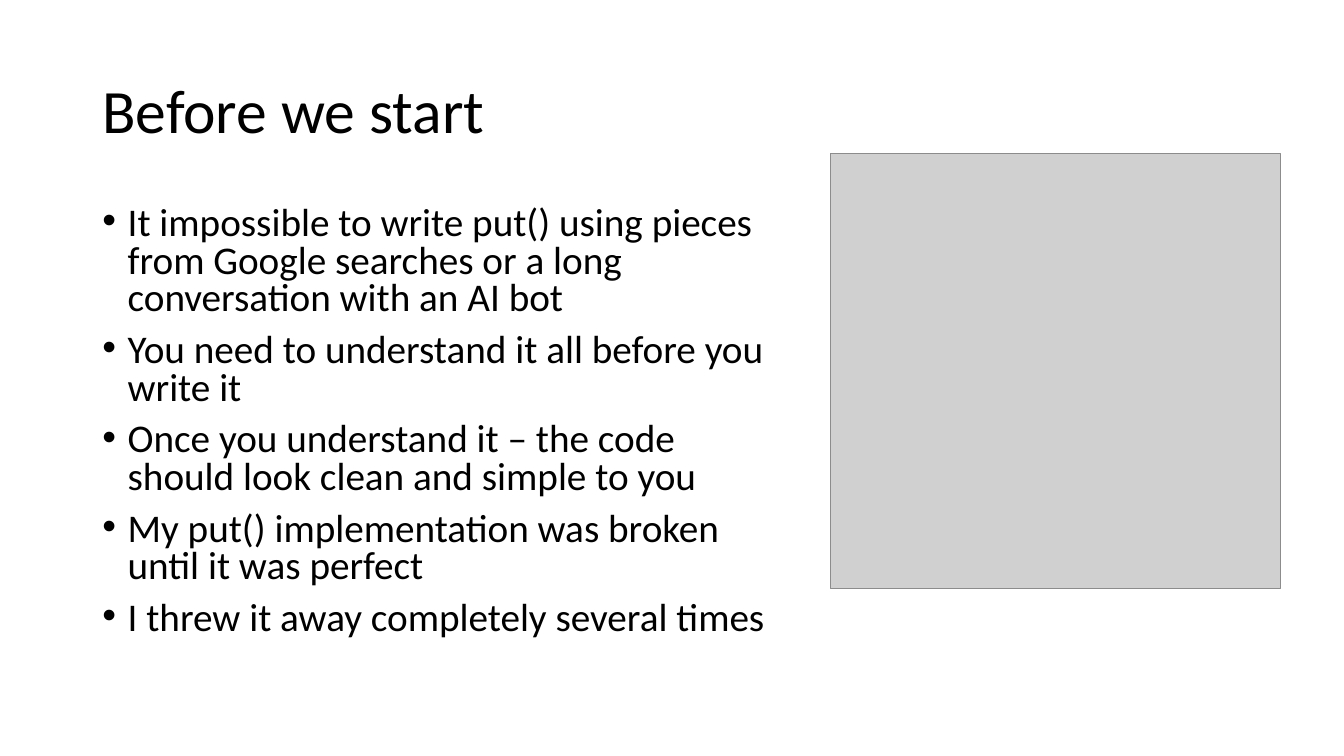
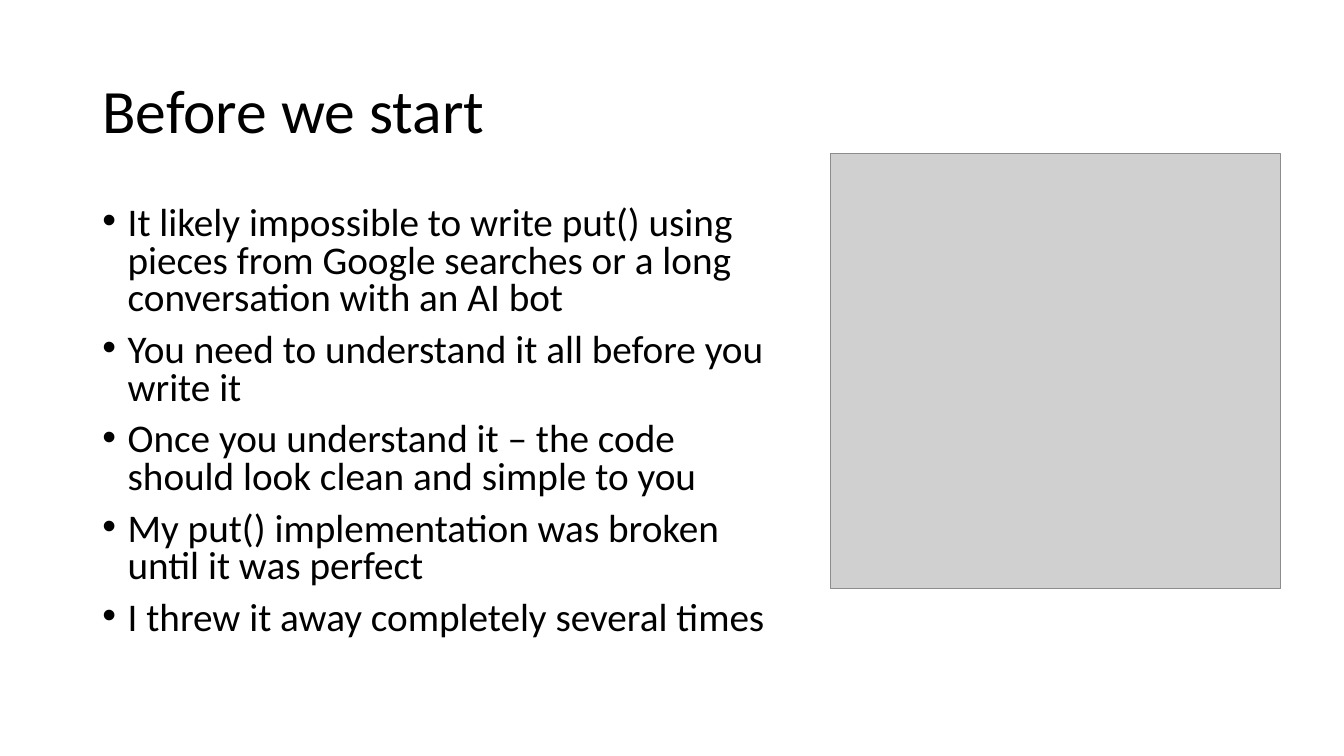
Before and after one commit to csev/cc4e, a slide deck: slide 54 of lectures/CC-05-Trees-Hash.pptx (slide 52 before the commit). Drawn at 1344x756 pixels with LibreOffice and Linux fonts; fonts in the diff are those of the drawing; grey boxes stand for pictures. Boxes give left, top, right and bottom in pixels: in the first picture for what was removed or moved away, otherwise in the second. Text is boxed around its words. In the diff, an @@ line names an element or a change of style, - is before the commit and + after.

```diff
--- a/lectures/CC-05-Trees-Hash.pptx
+++ b/lectures/CC-05-Trees-Hash.pptx
@@ text at (128,207,733,312): text changed @@
-• It impossible to write put() using pieces from Google searches or a long conversation with an AI bot
+• It likely impossible to write put() using pieces from Google searches or a long conversation with an AI bot
```
Also in this commit, not shown: 18 other slides changed, 3 slides added, 1 slide removed, 1 other file.
